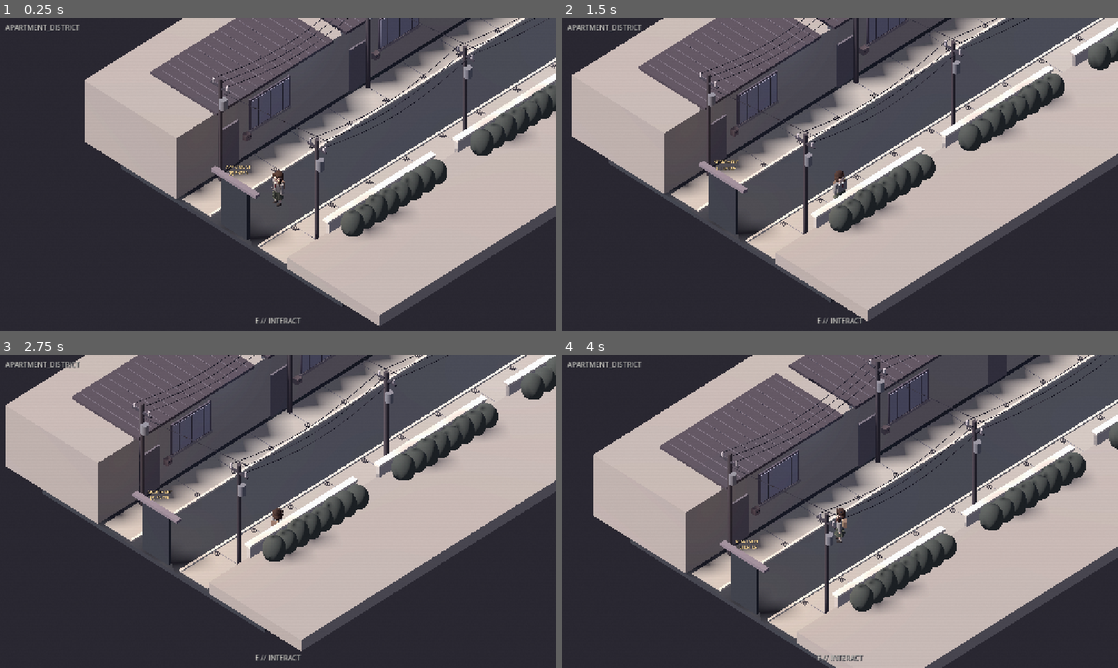
Above: before the commit, frames 1-4 (two rows, left to right).
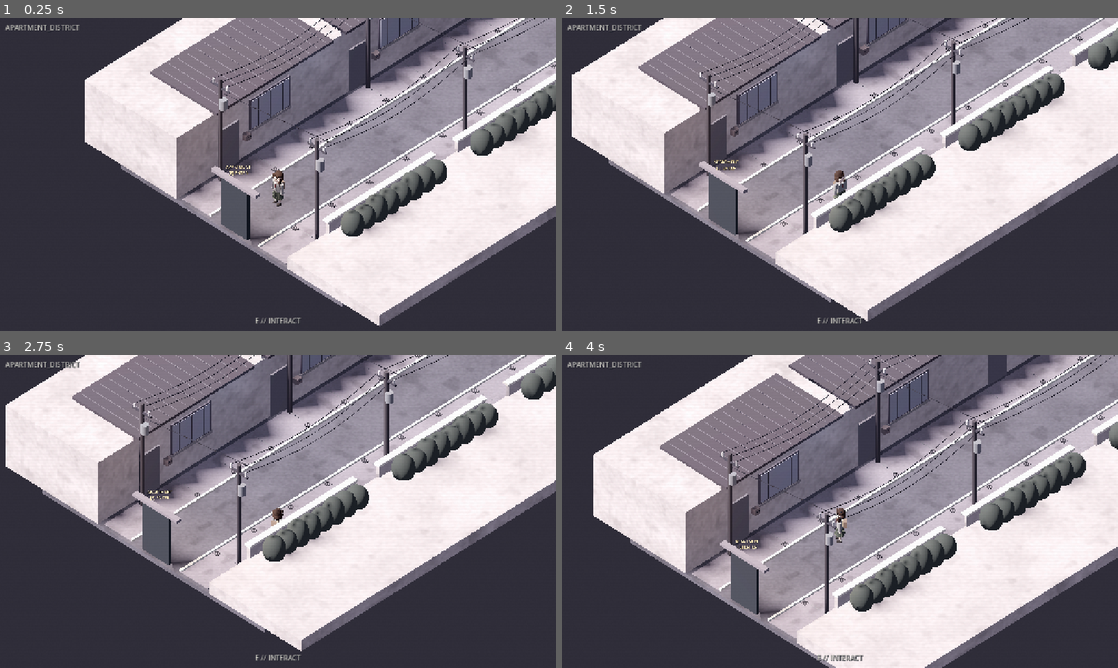
Above: after the commit, the same moments.

Repository: webtilians/lain
Game: Godot game, scene res://scenes/apartment_district/ApartmentDistrict.tscn
Two runs of this game, one before a commit and one after it. Both use one fixed random seed, a clock stepped at 60 frames per second and the inputs below. This scene is started directly instead of the project's main scene.
Inputs (mouse positions are in pixels of both pictures, inside the frame that each line leads up to):
- Up to frame 1 (0.25 s): no input
- Up to frame 2 (1.5 s): tap Enter at 0.5 s; move the mouse to (962, 158) at 0.52 s; hold D (move_right) 0.53-1.28 s; hold E (interact) 0.53-1.28 s; move the mouse to (728, 190) at 1.27 s; hold S (move_backward) from 1.28 s (still down); tap E (interact) at 1.35 s
- Up to frame 3 (2.75 s): move the mouse to (333, 442) at 2.02 s; release S (move_backward) at 2.03 s; hold D (move_right) from 2.03 s (still down); hold E (interact) from 2.03 s (still down)
- Up to frame 4 (4 s): move the mouse to (812, 574) at 2.77 s; release D (move_right) at 2.78 s; release E (interact) at 2.78 s; hold W (move_forward) 2.78-3.53 s; tap E (interact) at 2.85 s; move the mouse to (1006, 558) at 3.52 s; hold A (move_left) from 3.53 s (still down); hold E (interact) from 3.53 s (still down)

The runs differ from the first frame. In frame 1, 46% of the frame differs, in the area x 15-100%, y 0-99%; in frame 2, 51%; in frame 3, 50%; in frame 4, 56%, in the area x 5-100%, y 0-100%.

Commit message:
feat(visual): scene art direction and persistent entity visibility across locations

Diff:
--- a/client/scenes/apartment_district/ApartmentDistrict.tscn
+++ b/client/scenes/apartment_district/ApartmentDistrict.tscn
@@ -8,6 +8,7 @@
 [ext_resource type="PackedScene" path="res://art/characters/LainInspired.tscn" id="visual_avatar"]
 [ext_resource type="PackedScene" path="res://art/visual04/ResidentialStreet.tscn" id="visual_decor"]
 [ext_resource type="Script" path="res://scripts/art/ExteriorPresentation.gd" id="visual_hud"]
+[ext_resource type="Script" path="res://scripts/art/ReferenceArtDirection.gd" id="reference_look"]
 
 [sub_resource type="StandardMaterial3D" id="GroundMaterial"]
 albedo_color = Color(0.20, 0.22, 0.25, 1)
@@ -217,3 +218,7 @@
 light_energy = 1.1
 shadow_enabled = true
 directional_shadow_max_distance = 60.0
+
+[node name="ReferenceLook" type="Node3D" parent="."]
+script = ExtResource("reference_look")
+scene_style = "district"
Not shown: 1 places in client/scenes/apartment_district/ApartmentDistrict.tscn that only renumber resources
